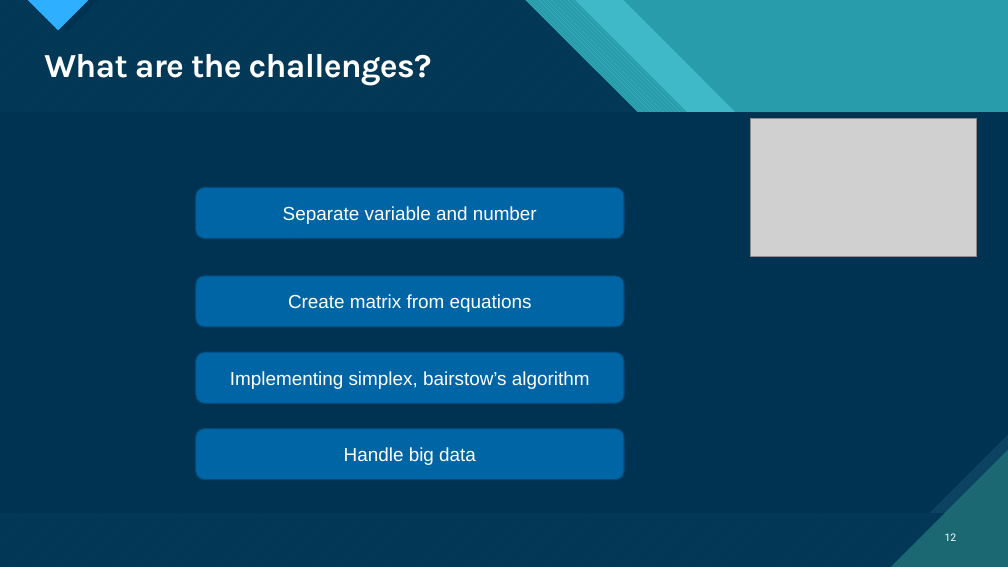
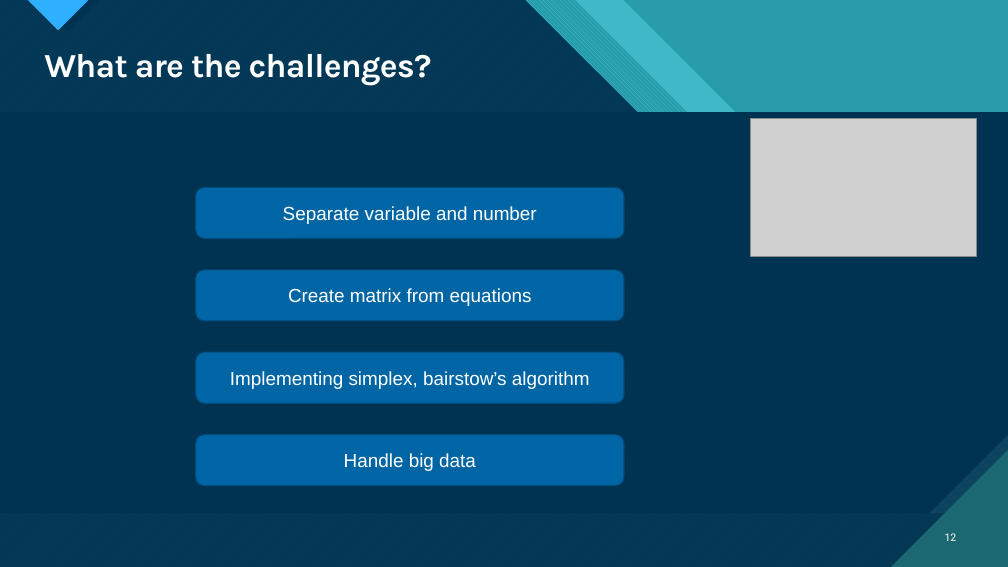
Before and after one commit to mdSakibAlHasan/SPL-1, a slide deck: slide 12 of Slide.pptx. Drawn at 1008x567 pixels with LibreOffice and Linux fonts; fonts in the diff are those of the drawing; grey boxes stand for pictures. Boxes give left, top, right and bottom in pixels: in the first picture for what was removed or moved away, otherwise in the second. Text is boxed around its words. In the diff, an @@ line names an element or a change of style, - is before the commit and + after.

```diff
--- a/Slide.pptx
+++ b/Slide.pptx
@@ rounded rectangle "Create matrix from equations": place and size @@
-rounded rectangle "Create matrix from equations" at [196, 276, 625, 327]
+rounded rectangle "Create matrix from equations" at [196, 270, 625, 321]
@@ rounded rectangle "Handle big data": place and size @@
-rounded rectangle "Handle big data" at [196, 429, 625, 480]
+rounded rectangle "Handle big data" at [196, 435, 625, 486]
```
Also in this commit, not shown: 4 other slides changed, 4 other files.
